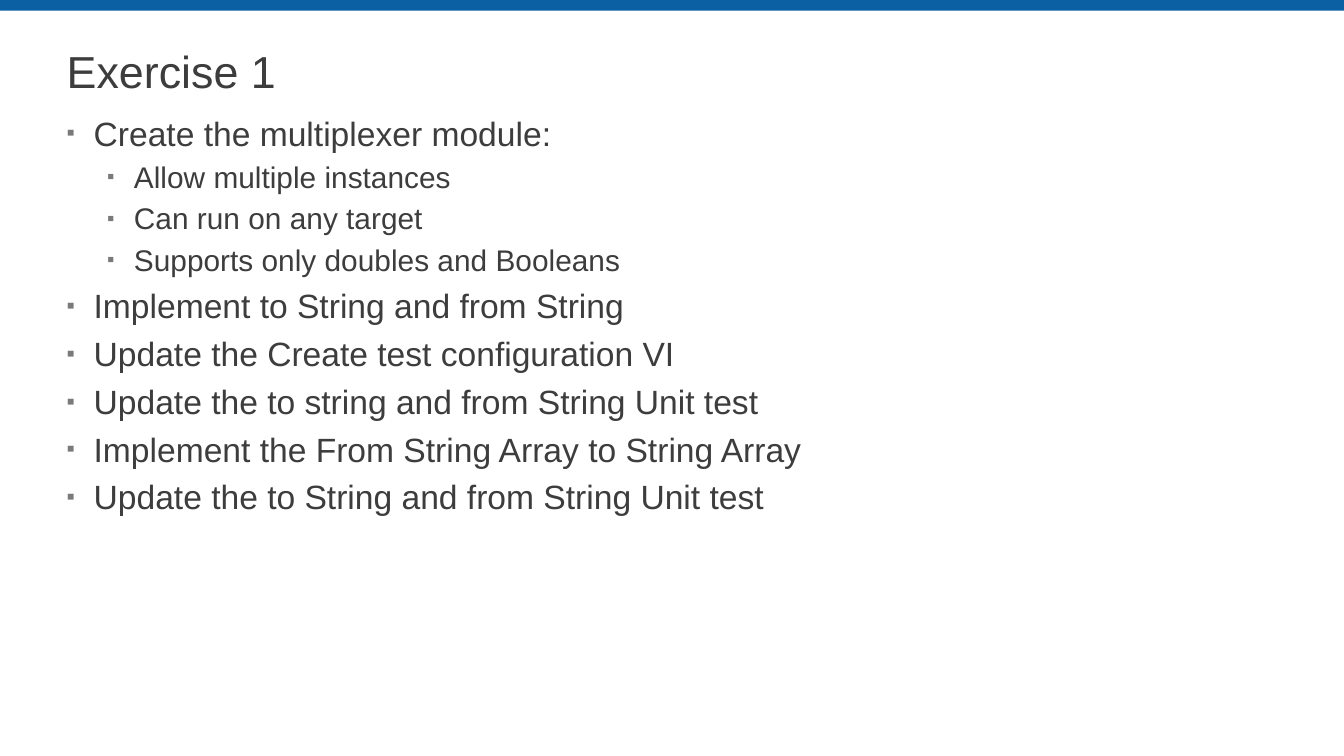
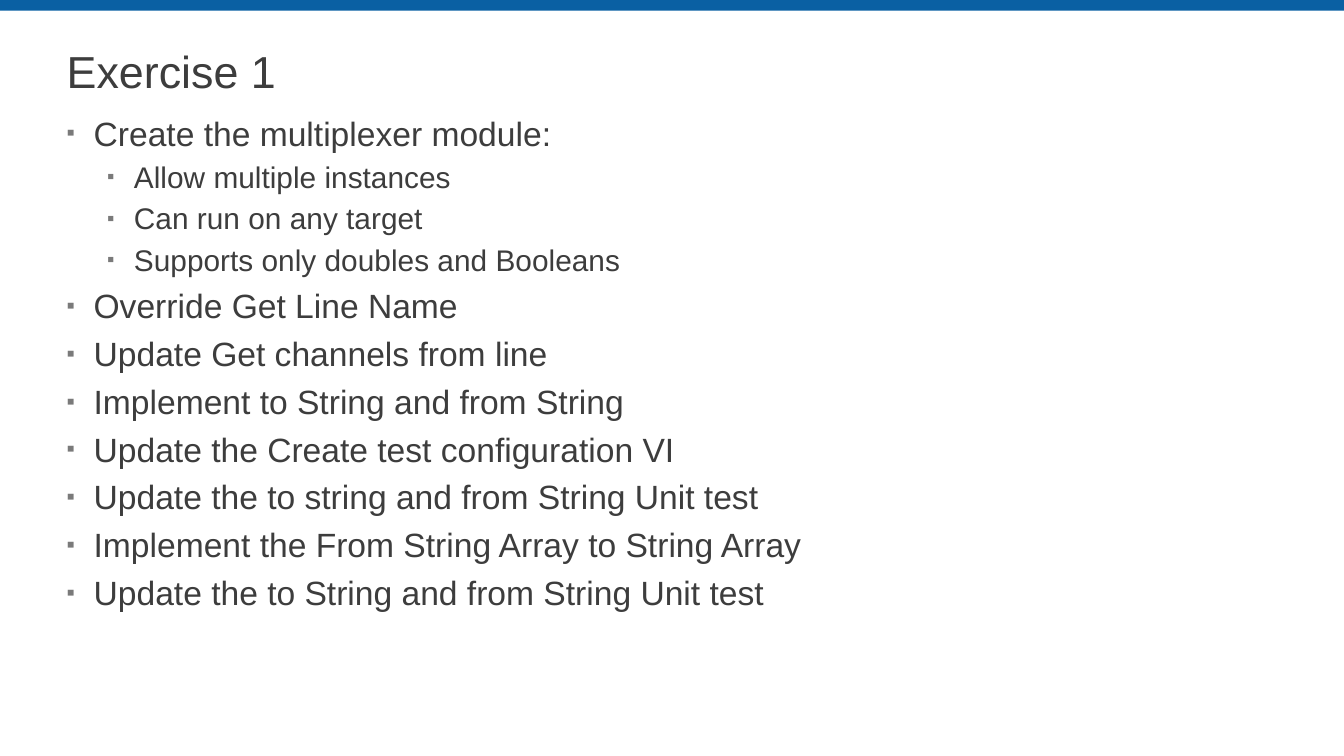
Before and after one commit to LabVIEW-DCAF/Documentation, a slide deck: slide 13 of Trunk/Getting Started Material/DCAF Training/7 Dynamic Modules.pptx. Drawn at 1344x756 pixels with LibreOffice and Linux fonts; fonts in the diff are those of the drawing; background and template pictures are left out. Boxes give left, top, right and bottom in pixels: in the first picture for what was removed or moved away, otherwise in the second. Text is boxed around its words. In the diff, an @@ line names an element or a change of style, - is before the commit and + after.

```diff
--- a/Trunk/Getting Started Material/DCAF Training/7 Dynamic Modules.pptx
+++ b/Trunk/Getting Started Material/DCAF Training/7 Dynamic Modules.pptx
@@ text at <box>94,293,547,373</box>: paragraphs added @@
+▪ Override Get Line Name
+▪ Update Get channels from line
```
Also in this commit, not shown: 1 other slide changed, 2 slides added.
